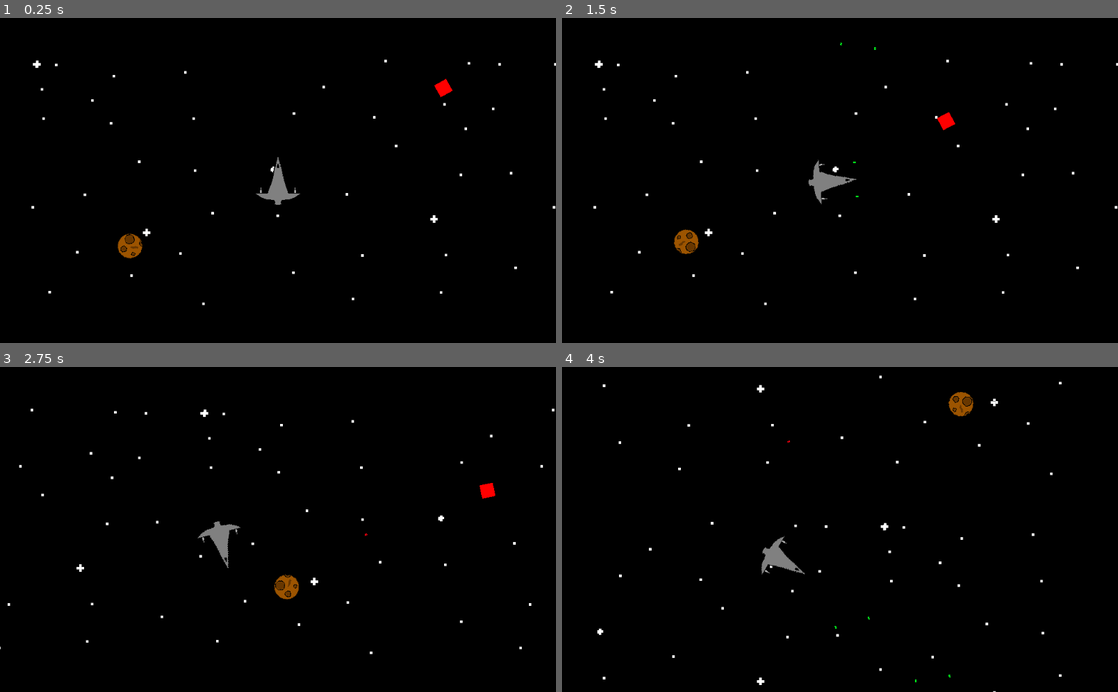
Above: before the commit, frames 1-4 (two rows, left to right).
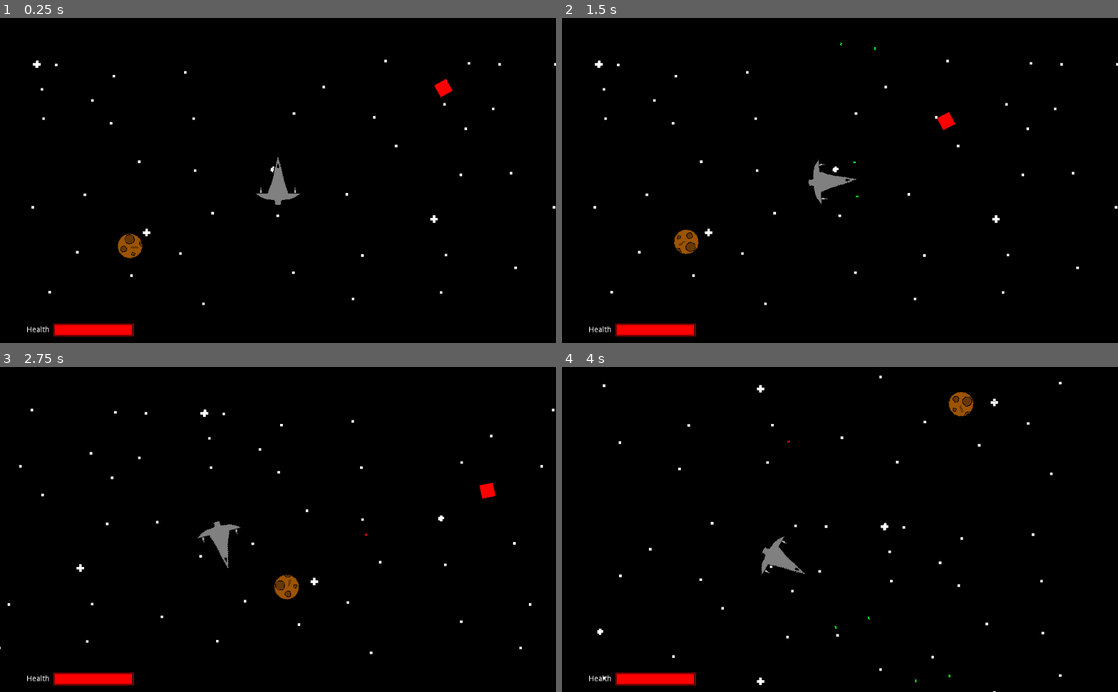
Above: after the commit, the same moments.

Repository: jlpatter/GodotSpaceShooter
Game: Godot game, scene res://src/Levels/Level1.tscn
Same seed, same stepped clock (60 frames per second), same inputs: the game is played once before the commit and once after it. The project has no main scene, so this scene is started directly.
Inputs:
- Up to frame 1 (0.25 s): no input
- Up to frame 2 (1.5 s): hold D (move_right) 0.53-1.28 s; tap Space (shoot) at 0.6, 1.35 s; hold S (move_down) from 1.28 s (still down)
- Up to frame 3 (2.75 s): release S (move_down) at 2.03 s; hold D (move_right) from 2.03 s (still down); tap Space (shoot) at 2.1 s
- Up to frame 4 (4 s): release D (move_right) at 2.78 s; hold W (move_up) 2.78-3.53 s; tap Space (shoot) at 2.85, 3.6 s; hold A (move_left) from 3.53 s (still down)

The runs differ from the first frame. In frame 1, 0.6% of the frame differs, in the area x 4-25%, y 94-99%; in frame 2, 0.6%; in frame 3, 0.6%; in frame 4, 0.6%.

Commit message:
Added a UI and player health

Diff:
--- a/src/Actors/Asteroid.gd
+++ b/src/Actors/Asteroid.gd
@@ -21,7 +21,7 @@
 
 func _on_Area2D_body_entered(body):
 	if "Player" in body.name:
-		body.explode()
+		body.decrease_health(1000)
 		explode()
 
 func _on_Area2D_area_entered(area):
--- a/src/Actors/Enemy1.gd
+++ b/src/Actors/Enemy1.gd
@@ -31,7 +31,7 @@
 
 func _on_Area2D_body_entered(body):
 	if "Player" in body.name and not body.is_exploding and not is_exploding:
-		body.explode()
+		body.decrease_health(1000)
 		explode()
 
 func _on_Area2D_area_entered(area):
--- a/src/Actors/Player.gd
+++ b/src/Actors/Player.gd
@@ -5,6 +5,7 @@
 const ROTATION_SPEED = 2.0
 
 var velocity = Vector2.ZERO
+var health = 100
 var is_exploding = false
 onready var bullet_prefab = preload("res://src/Actors/GreenBullet.tscn")
 
@@ -51,6 +52,12 @@
 	rotation += rotation_dir * ROTATION_SPEED * delta
 	move_and_slide(velocity)
 
+func decrease_health(var amount):
+	health -= amount
+	get_parent().get_node("CanvasLayer/UI/HealthBar").value = health
+	if health <= 0 and not is_exploding:
+		explode()
+
 func explode():
 	is_exploding = true
 	var cam = Camera2D.new()
--- a/src/Actors/Player.tscn
+++ b/src/Actors/Player.tscn
@@ -33,6 +33,7 @@
 
 [node name="JetSound" type="AudioStreamPlayer2D" parent="."]
 stream = ExtResource( 4 )
+volume_db = -5.0
 
 [node name="GenericExplosion" parent="." instance=ExtResource( 5 )]
 visible = false
--- a/src/Actors/RedBullet.gd
+++ b/src/Actors/RedBullet.gd
@@ -1,8 +1,8 @@
 extends Bullet
 
-
+const STRENGTH = 25
 
 func _on_Area2D_body_entered(body):
 	if "Player" in body.name:
-		body.explode()
+		body.decrease_health(STRENGTH)
 		queue_free()
--- a/src/Levels/Level1.tscn
+++ b/src/Levels/Level1.tscn
@@ -1,20 +1,12 @@
-[gd_scene load_steps=5 format=2]
+[gd_scene load_steps=6 format=2]
 
 [ext_resource path="res://src/Actors/Player.tscn" type="PackedScene" id=1]
 [ext_resource path="res://src/Actors/Asteroid.tscn" type="PackedScene" id=2]
 [ext_resource path="res://Assets/StarsBackground.png" type="Texture" id=3]
 [ext_resource path="res://src/Actors/Enemy1.tscn" type="PackedScene" id=4]
+[ext_resource path="res://src/Misc/UI.tscn" type="PackedScene" id=5]
 
 [node name="Level1" type="Node2D"]
-
-[node name="Player" parent="." instance=ExtResource( 1 )]
-position = Vector2( 525.305, 274.239 )
-
-[node name="Asteroid" parent="." instance=ExtResource( 2 )]
-position = Vector2( 254.694, 396.409 )
-
-[node name="Enemy1" parent="." instance=ExtResource( 4 )]
-position = Vector2( 851.766, 91.429 )
 
 [node name="ParallaxBackground" type="ParallaxBackground" parent="."]
 
@@ -25,3 +17,16 @@
 position = Vector2( 514.093, 278.495 )
 scale = Vector2( 0.25, 0.25 )
 texture = ExtResource( 3 )
+
+[node name="CanvasLayer" type="CanvasLayer" parent="."]
+
+[node name="UI" parent="CanvasLayer" instance=ExtResource( 5 )]
+
+[node name="Player" parent="." instance=ExtResource( 1 )]
+position = Vector2( 525.305, 274.239 )
+
+[node name="Asteroid" parent="." instance=ExtResource( 2 )]
+position = Vector2( 254.694, 396.409 )
+
+[node name="Enemy1" parent="." instance=ExtResource( 4 )]
+position = Vector2( 851.766, 91.429 )
--- /dev/null
+++ b/src/Misc/UI.tscn
@@ -0,0 +1,53 @@
+[gd_scene load_steps=3 format=2]
+
+[sub_resource type="StyleBoxFlat" id=1]
+bg_color = Color( 1, 0, 0, 1 )
+border_width_left = 3
+border_width_top = 3
+border_width_right = 3
+border_width_bottom = 3
+border_color = Color( 0.8, 0.8, 0.8, 0 )
+
+[sub_resource type="StyleBoxFlat" id=2]
+bg_color = Color( 0, 0, 0, 1 )
+border_width_left = 3
+border_width_top = 3
+border_width_right = 3
+border_width_bottom = 3
+border_color = Color( 0.466667, 0, 0, 1 )
+
+[node name="UI" type="Control"]
+anchor_right = 1.0
+anchor_bottom = 1.0
+__meta__ = {
+"_edit_use_anchors_": false
+}
+
+[node name="HealthBar" type="ProgressBar" parent="."]
+anchor_top = 1.0
+anchor_bottom = 1.0
+margin_left = 97.6542
+margin_top = -36.3472
+margin_right = 246.654
+margin_bottom = -12.3472
+custom_styles/fg = SubResource( 1 )
+custom_styles/bg = SubResource( 2 )
+value = 100.0
+percent_visible = false
+__meta__ = {
+"_edit_use_anchors_": false
+}
+
+[node name="HPLabel" type="Label" parent="."]
+anchor_top = 1.0
+anchor_bottom = 1.0
+margin_left = 48.8126
+margin_top = -31.0646
+margin_right = 88.8126
+margin_bottom = -17.0646
+text = "Health"
+align = 2
+valign = 1
+__meta__ = {
+"_edit_use_anchors_": false
+}
